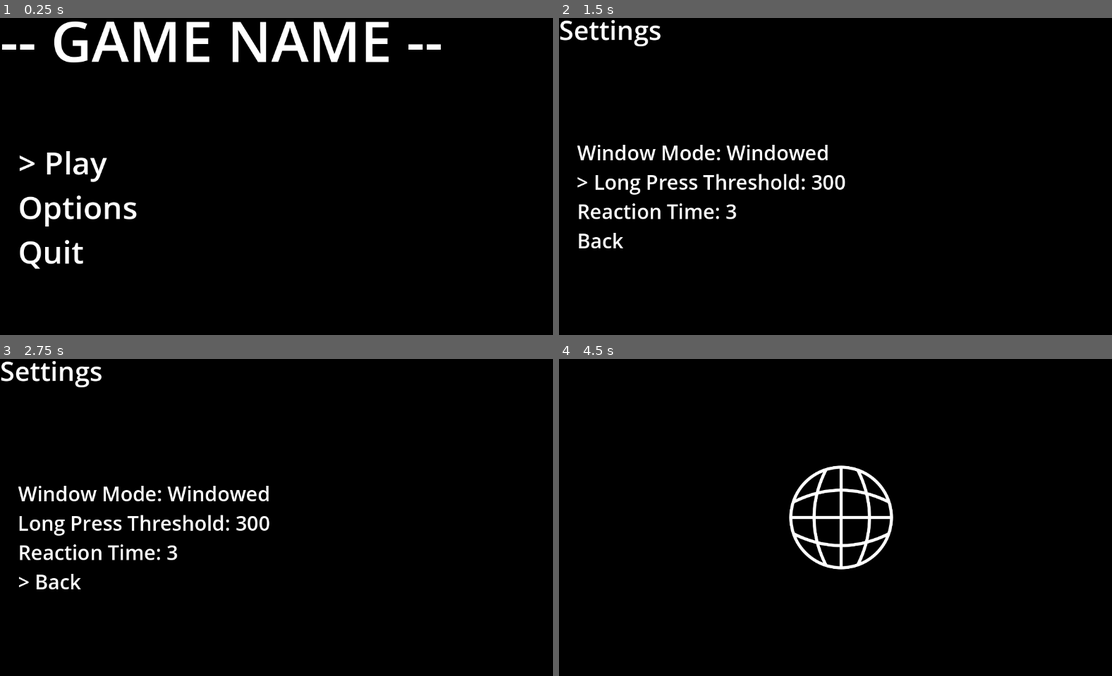
Above: before the commit, frames 1-4 (two rows, left to right).
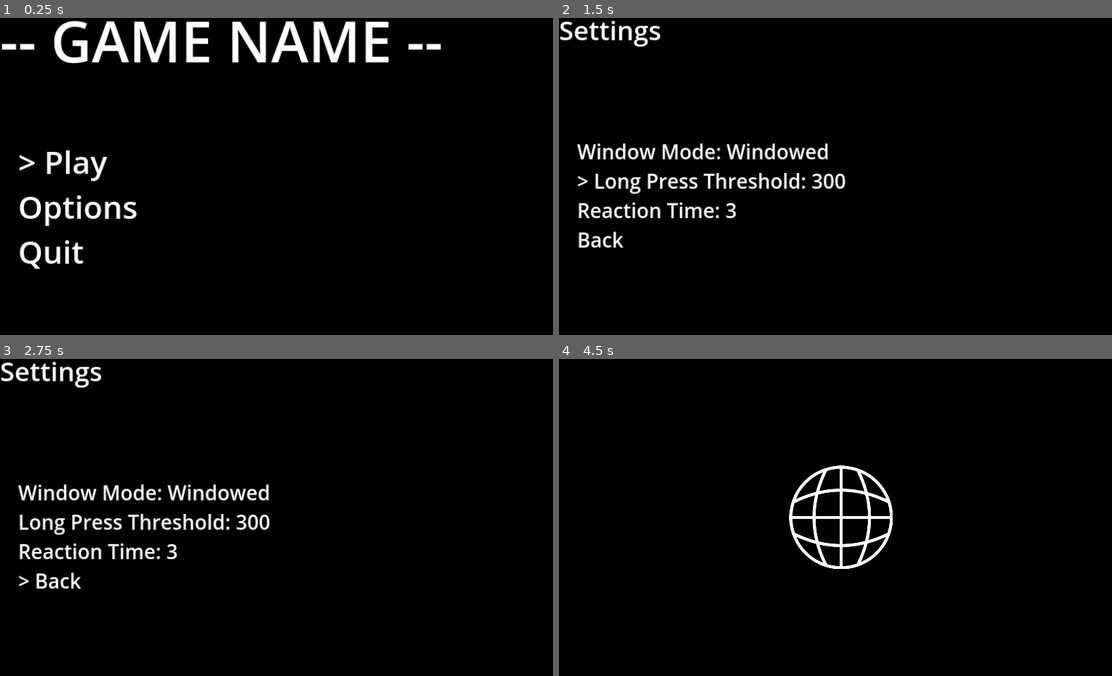
Above: after the commit, the same moments.

Repository: adamalbu/one-button
Game: Godot game, scene res://scenes/menus/main_menu.tscn
Two runs of this game, one before a commit and one after it. Both use one fixed random seed, a clock stepped at 60 frames per second and the inputs below.
Inputs (mouse positions are in pixels of both pictures, inside the frame that each line leads up to):
- Up to frame 1 (0.25 s): no input
- Up to frame 2 (1.5 s): tap Enter at 0.5 s; move the mouse to (962, 160) at 0.52 s; hold Space (button) 0.53-1.28 s; click (962, 160) at 0.67 s; move the mouse to (730, 192) at 1.27 s; tap Space (button) at 1.35 s; click (730, 192) at 1.42 s
- Up to frame 3 (2.75 s): tap Enter at 2 s; move the mouse to (337, 447) at 2.02 s; hold Space (button) from 2.03 s (still down); click (337, 447) at 2.17 s
- Up to frame 4 (4.5 s): move the mouse to (813, 580) at 2.77 s; release Space (button) at 2.78 s; tap Space (button) at 2.85, 4.35 s; click (813, 580) at 2.92 s; tap Enter at 3.5 s; move the mouse to (1012, 565) at 3.52 s; hold Space (button) 3.53-4.28 s; click (1012, 565) at 3.67 s; move the mouse to (669, 469) at 4.27 s; click (669, 469) at 4.42 s

The runs differ from the first frame. In frame 1, 1.6% of the frame differs, in the area x 0-80%, y 0-80%; in frame 2, 2.7%; in frame 3, 2.7%, in the area x 0-49%, y 0-73%; in frame 4, 0.4%.

Commit message:
Shows score when hit

Diff:
--- a/prefabs/field.gd
+++ b/prefabs/field.gd
@@ -1,5 +1,6 @@
 extends Sprite2D
 var shrink_timer: Timer
+var pass_time: float = 0
 var reaction_time = GlobalVariables.reaction_time
 
 func _ready() -> void:
@@ -25,3 +26,4 @@
 
 func _on_timer_timeout() -> void:
 	shrink_timer.stop()
+	pass_time = Time.get_ticks_msec()
--- /dev/null
+++ b/prefabs/score_label.gd
@@ -0,0 +1,13 @@
+extends Label
+
+func _ready():
+	var position_tween = (get_tree().create_tween()
+		.set_ease(Tween.EASE_OUT)
+		.set_trans(Tween.TRANS_QUART))
+	var alpha_tween = (get_tree().create_tween()
+		.set_ease(Tween.EASE_OUT)
+		.set_trans(Tween.TRANS_QUART))
+	var target_pos = Vector2(0, -100) + position
+	position_tween.tween_property(self, "position", target_pos, 2)
+	alpha_tween.tween_property(self, "modulate", Color.TRANSPARENT, 2)
+	alpha_tween.tween_callback(self.queue_free)
--- /dev/null
+++ b/prefabs/score_label.tscn
@@ -0,0 +1,17 @@
+[gd_scene load_steps=3 format=3 uid="uid://rxx43a1tp2ey"]
+
+[ext_resource type="Script" path="res://prefabs/score_label.gd" id="1_w37n5"]
+
+[sub_resource type="SystemFont" id="SystemFont_1rqoa"]
+font_names = PackedStringArray("Lato")
+
+[node name="ScoreLabel" type="Label"]
+anchors_preset = -1
+offset_right = 305.0
+offset_bottom = 62.0
+theme_override_fonts/font = SubResource("SystemFont_1rqoa")
+theme_override_font_sizes/font_size = 51
+text = "PERFECT!"
+horizontal_alignment = 1
+vertical_alignment = 1
+script = ExtResource("1_w37n5")
--- a/project.godot
+++ b/project.godot
@@ -23,7 +23,7 @@
 
 [display]
 
-window/stretch/mode="viewport"
+window/stretch/mode="canvas_items"
 window/stretch/aspect="expand"
 
 [input]
--- a/scenes/main.gd
+++ b/scenes/main.gd
@@ -3,17 +3,22 @@
 extends Node2D
 var fields: Array[Sprite2D] = []
 var timer: Timer
+const hit_tolerance: float = 500
 
 func _ready() -> void:
-	# Center dome
-	var screen_size = get_viewport_rect().size
-	var dome = $Dome
-	dome.position = screen_size / 2
+	get_tree().root.connect("size_changed", _on_window_size_changed)
+	_on_window_size_changed()
 	# Create timer
 	timer = Timer.new()
 	timer.connect("timeout", _on_timer_timeout)
 	add_child(timer)
 	new_timer()
+
+func _on_window_size_changed() -> void:
+	# Center dome
+	var screen_size = get_viewport_rect().size
+	var dome = $Dome
+	dome.position = screen_size / 2
 
 func new_timer() -> void:
 	timer.wait_time = randf_range(1, 3)
@@ -30,6 +35,50 @@
 func _input(event):
 	if event is InputEventKey or event is InputEventMouseButton:
 		if event.is_action_pressed("button"):
-			var field = fields.pop_front()
-			if field:
+			hit_field()
+
+func hit_field():
+	if len(fields) > 0:
+		var field = fields[0]
+		if field:
+			var time_offset = 0.0
+			if field.shrink_timer.is_stopped():
+				time_offset = abs(field.pass_time - Time.get_ticks_msec())
+			else:
+				time_offset = field.shrink_timer.time_left * 1000
+			time_offset -= 20
+
+			if field.shrink_timer.is_stopped():
+				if abs(field.pass_time - Time.get_ticks_msec()) >= hit_tolerance:
+					fields.pop_front()
+					field.queue_free()
+					hit_field()
+
+			if time_offset <= hit_tolerance:
+				var score = remap(time_offset, 0, hit_tolerance, 100, 0)
+				print("Score: ", score)
+				show_score(score)
+				fields.pop_front()
 				field.queue_free()
+
+func show_score(score):
+	score = roundf(score/10) * 10
+	var score_label = preload("res://prefabs/score_label.tscn").instantiate()
+	# Text
+	var text_score: String
+	if score >= 95:
+		text_score = "Perfect!"
+	elif score >= 80:
+		text_score = "Great"
+	elif score >= 60:
+		text_score = "Good"
+	elif score >= 30:
+		text_score = "Ok"
+	else:
+		text_score = "Bad"
+	score_label.text = str(text_score)
+	# Center score label
+	var screen_size = get_viewport_rect().size
+	score_label.position = screen_size / 2 - Vector2(305, 62) / 2
+	score_label.position.y -= 100
+	add_child(score_label)
